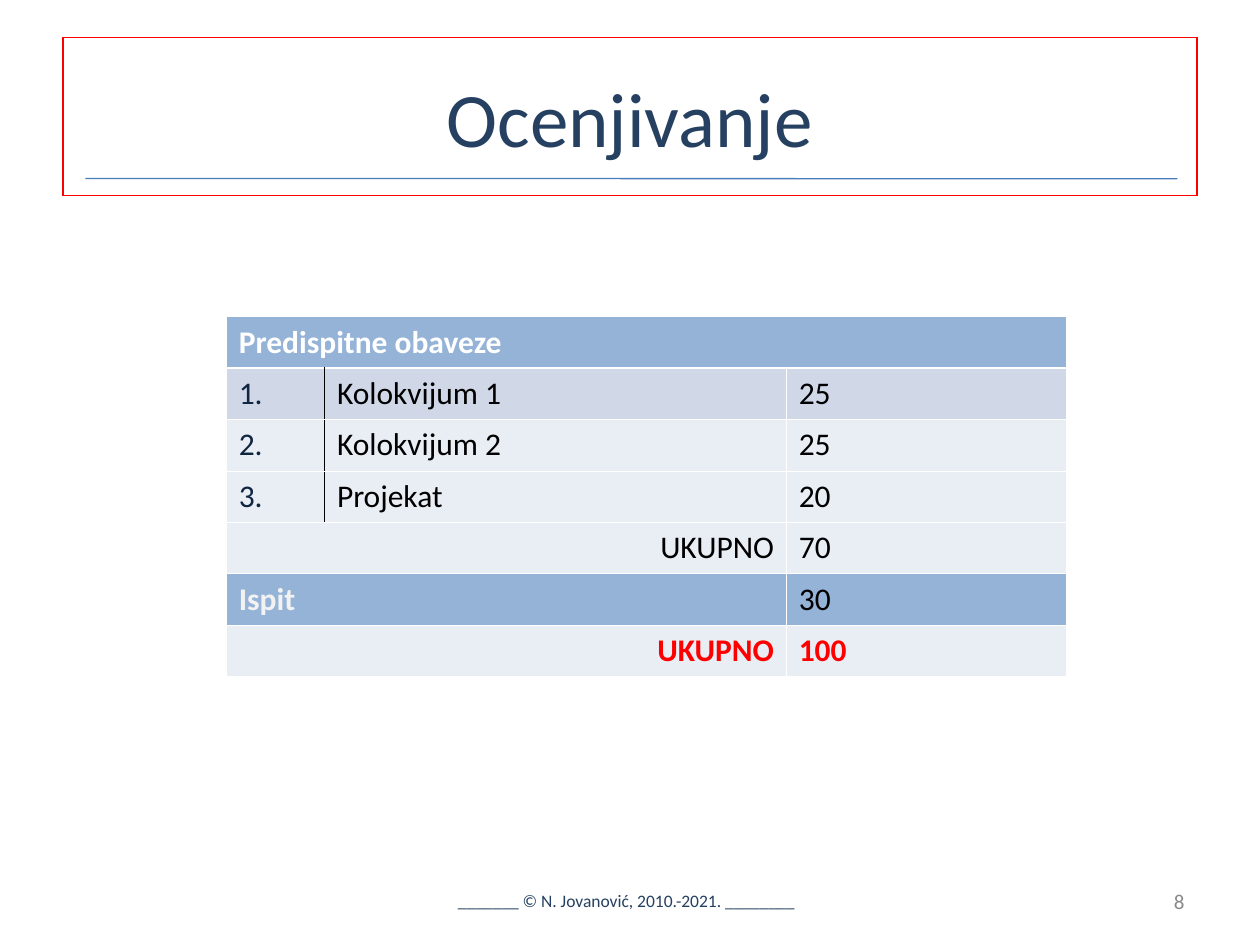
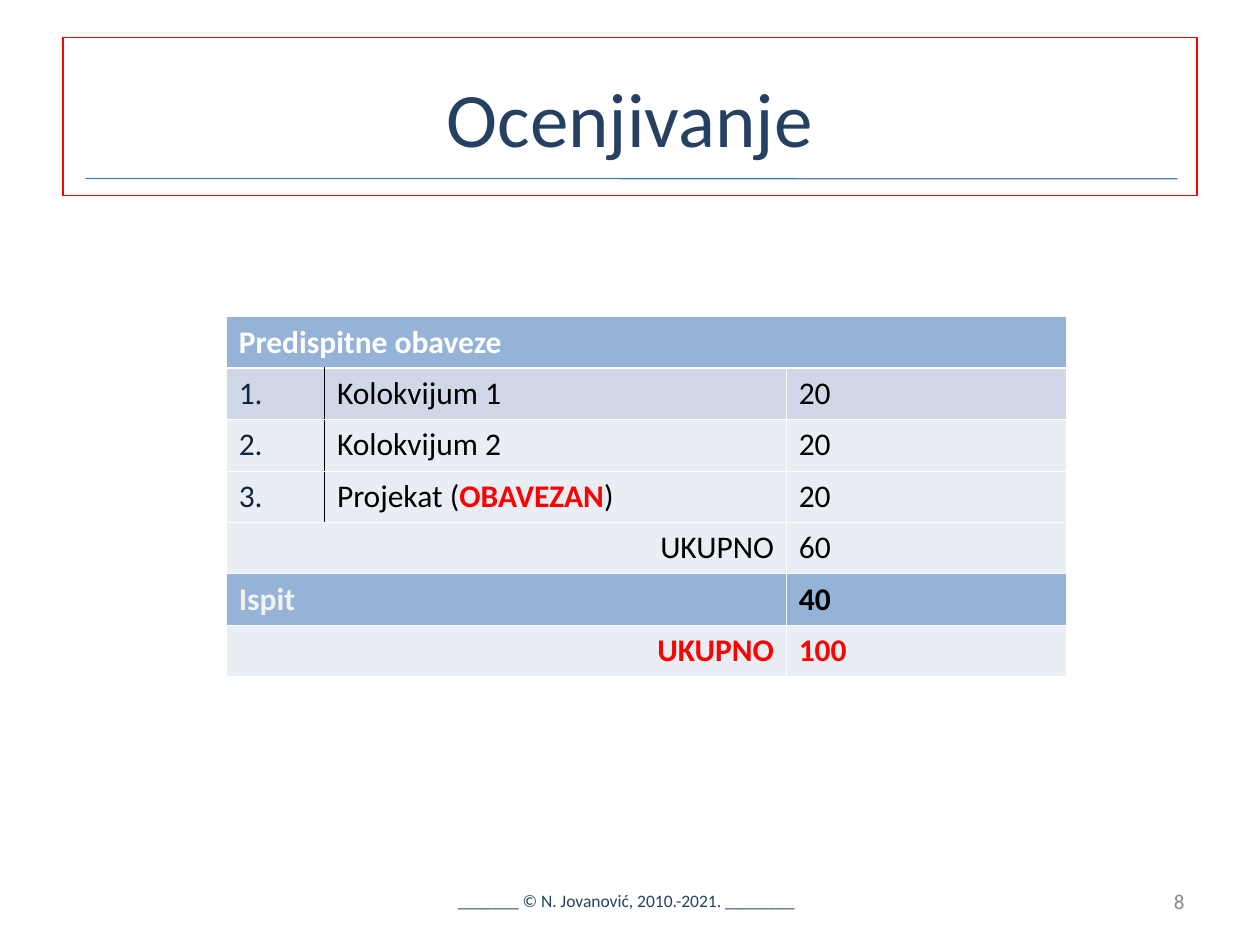
Before and after one commit to nndjov/oop2, a slide deck: slide 8 of 1_Izvrsavanja/uvod.ppt. Drawn at 1260x945 pixels with LibreOffice and Linux fonts; fonts in the diff are those of the drawing. Boxes give left, top, right and bottom in pixels: in the first picture for what was removed or moved away, otherwise in the second. Text is boxed around its words. In the diff, an @@ line names an element or a change of style, - is before the commit and + after.

```diff
--- a/1_Izvrsavanja/uvod.ppt
+++ b/1_Izvrsavanja/uvod.ppt
@@ table at box(227, 316, 1066, 674) @@
-row 2, column 3: 25
+row 2, column 3: 20
-row 3, column 3: 25
+row 3, column 3: 20
-row 4, column 2: Projekat
+row 4, column 2: Projekat (OBAVEZAN)
-row 5, column 3: 70
+row 5, column 3: 60
-row 6, column 3: 30
+row 6, column 3: 40
```
Also in this commit, not shown: 1 other slide changed.
